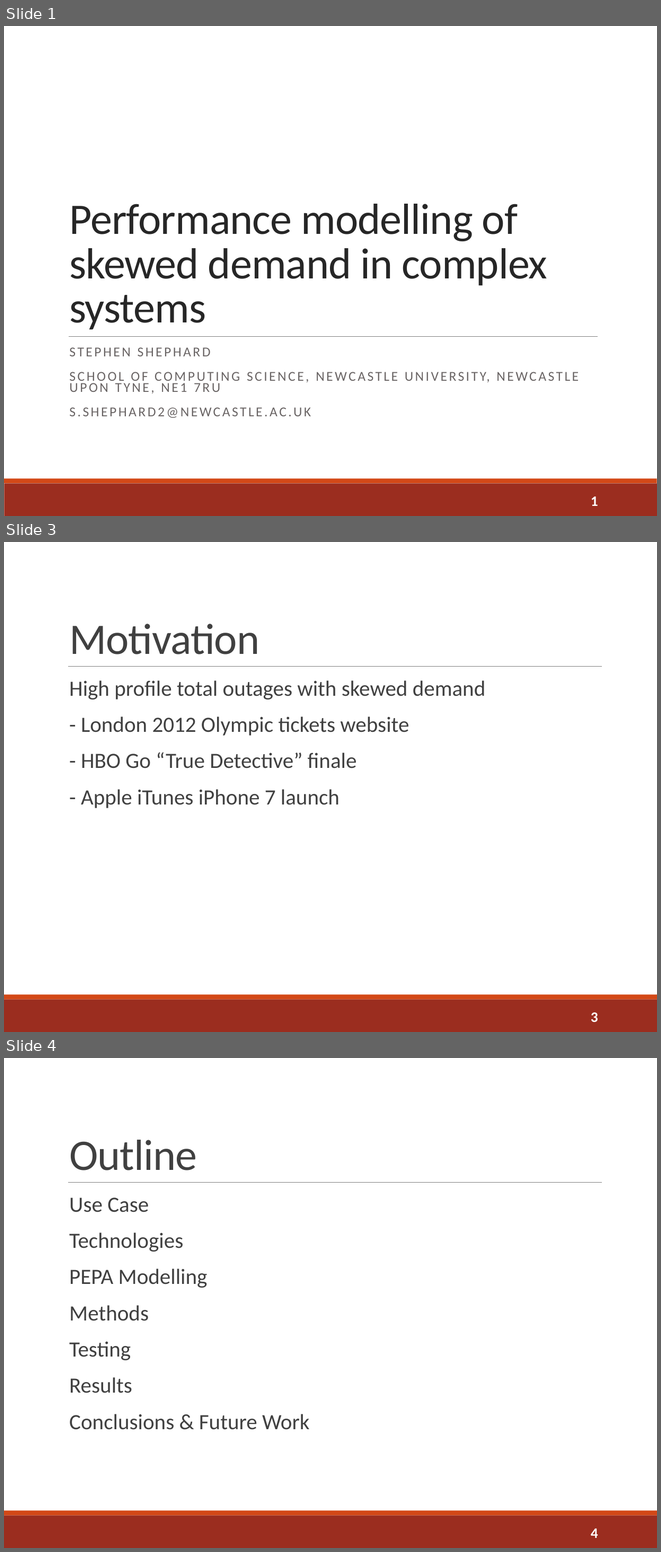
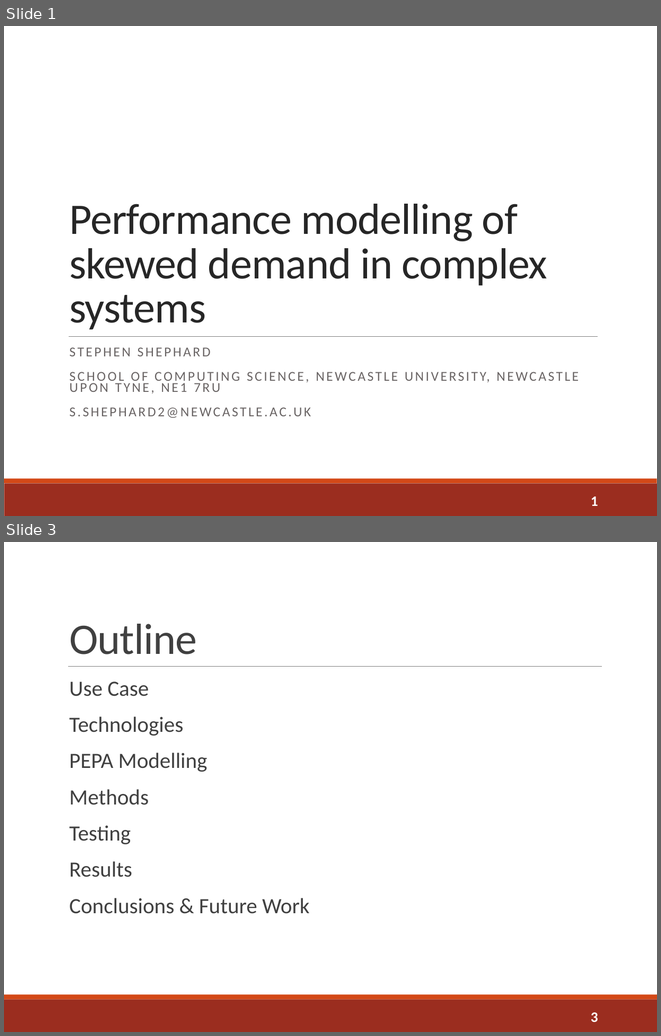
Before and after one commit to sshephard2/skewed-modelling, a slide deck: Presentation/Shephard_8199.pptx. Shown one above the other, each under a label of ours: slides 1, 3 and 4 before the commit, slides 1 and 3 after it; the slides between them are not shown. The pictures are 661x1552 and 661x1036 pixels, drawn with LibreOffice and Linux fonts; fonts in the diff are those of the drawing. Boxes give left, top, right and bottom in pixels: in the first picture for what was removed or moved away, otherwise in the second. Text is boxed around its words. In the diff, an @@ line names an element or a change of style, - is before the commit and + after.

```diff
--- a/Presentation/Shephard_8199.pptx
+++ b/Presentation/Shephard_8199.pptx
@@ slide 3 removed at bbox=[4, 542, 657, 1032], background #FFFFFF; not listed: 3 template elements that a slide beside it also shows @@
@@ title removed at bbox=[69, 624, 259, 654] @@
-Motivation
@@ text removed at bbox=[69, 680, 486, 808] @@
-  High profile total outages with skewed demand
-  - London 2012 Olympic tickets website
-  - HBO Go “True Detective” finale
-  - Apple iTunes iPhone 7 launch
@@ page number removed at bbox=[591, 1012, 598, 1022] @@
-3
@@ what was slide 4 is now slide 3 @@
@@ page number at bbox=[591, 1012, 598, 1022]: text changed @@
-4
+3
```
Also in this commit, not shown: 12 slides changed, 1 slide added.
